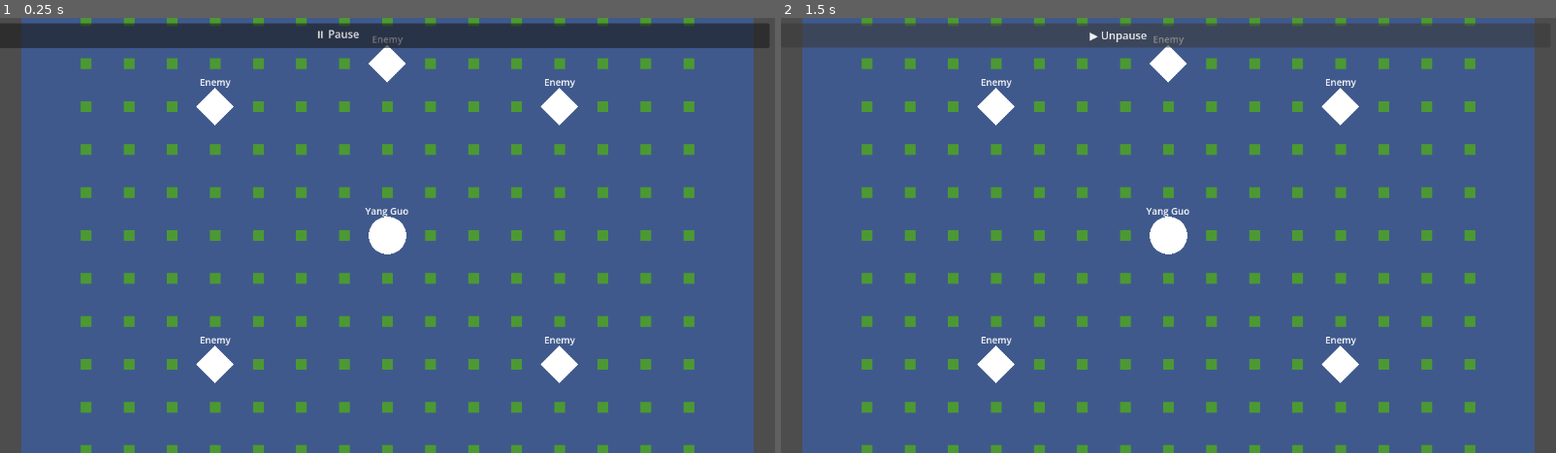
Above: before the commit, frames 1-2 (left to right).
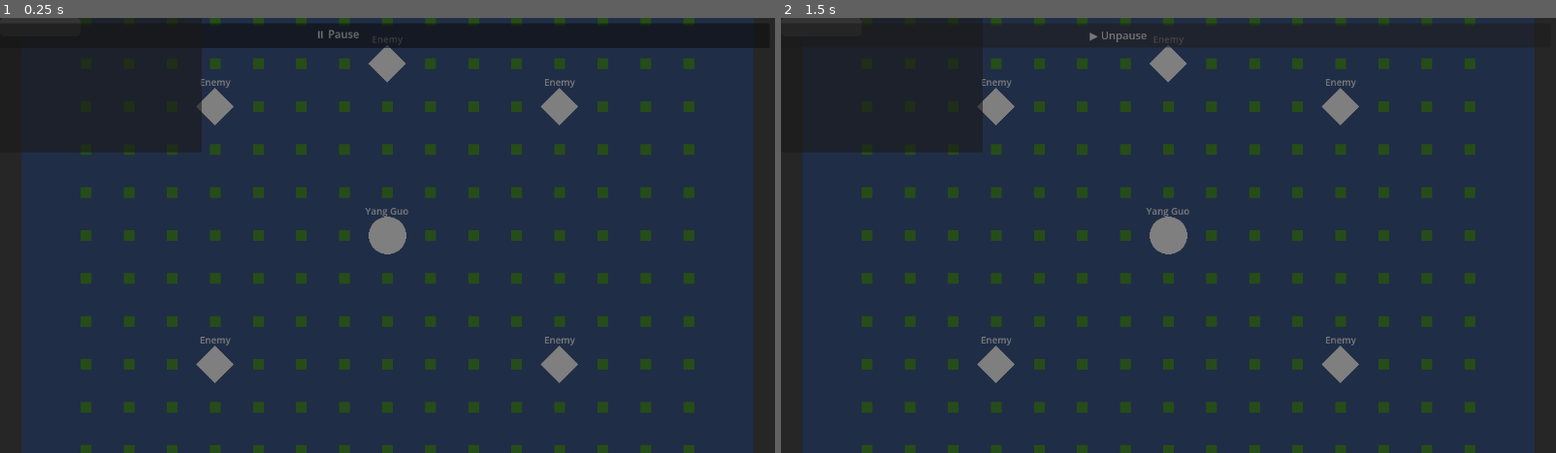
Above: after the commit, the same moments.

Repository: linxuhao/jinyong-heroes
Game: Godot game, scene res://scenes/main.tscn
The game is run twice, just before and just after one commit, with the same random seed, the same clock (stepped at 60 frames per second) and the same inputs.
Inputs (mouse positions are in pixels of both pictures, inside the frame that each line leads up to):
- Up to frame 1 (0.25 s): no input
- Up to frame 2 (1.5 s): tap B at 0.5 s; move the mouse to (1339, 213) at 0.52 s; hold D (move_right) 0.53-1.25 s; click (1339, 213) at 0.67 s; tap Enter (ui_accept) at 0.77 s; click "⏸ Pause" at 1.25 s

The runs differ from the first frame. In frame 1, 100% of the frame differs, in the area x 0-100%, y 0-100%; in frame 2, 100%.
Error before the commit: Cannot call method 'add_child' on a null value. (res://scripts/ui/hud.gd:76)
Error after the commit: Invalid call. Nonexistent function 'unproject_position' in base 'Camera2D'. (res://scripts/ui/health_bar.gd:81)

Commit message:
fix: defer HUD/tutorial wiring in battlefield._ready() to after sibling nodes ready
Battlefield._ready() runs before HUDLayer/HUD._ready() in scene-tree
order, so HUD's @onready vars (_health_bar_container, etc.) were null
when _wire_hud() called setup(). Changed three calls to call_deferred:

- _wire_hud.call_deferred(player, enemies)
- _wire_tutorial_overlay.call_deferred()
- TutorialManager.start.call_deferred()

Diff:
--- a/scripts/battlefield.gd
+++ b/scripts/battlefield.gd
@@ -59,12 +59,14 @@
 	# 8. Instantiate the five enemies.
 	var enemy_list: Array[Node] = _instantiate_enemies(all_characters)
 
-	# 9. Wire the HUD.
-	_wire_hud(player_node, enemy_list)
-
-	# 10. Store tutorial overlay reference and start tutorial.
-	_wire_tutorial_overlay()
-	TutorialManager.start()
+	# 9. Wire the HUD (deferred — HUD._ready() hasn't run yet,
+	#    so its @onready vars (health bar container, skill bar) are null).
+	_wire_hud.call_deferred(player_node, enemy_list)
+
+	# 10. Store tutorial overlay reference and start tutorial (also deferred
+	#    for the same reason — TutorialOverlay may not be ready yet).
+	_wire_tutorial_overlay.call_deferred()
+	TutorialManager.start.call_deferred()
 
 
 # ---------------------------------------------------------------------------
